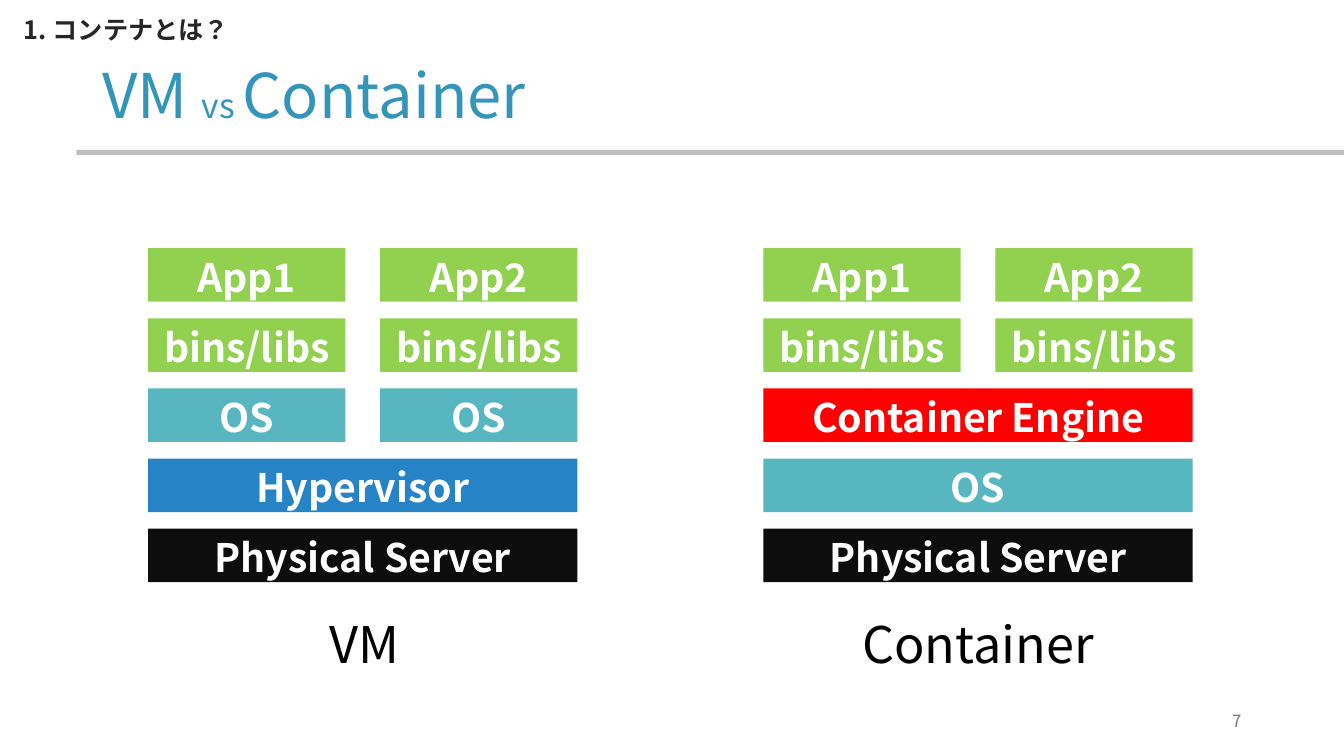
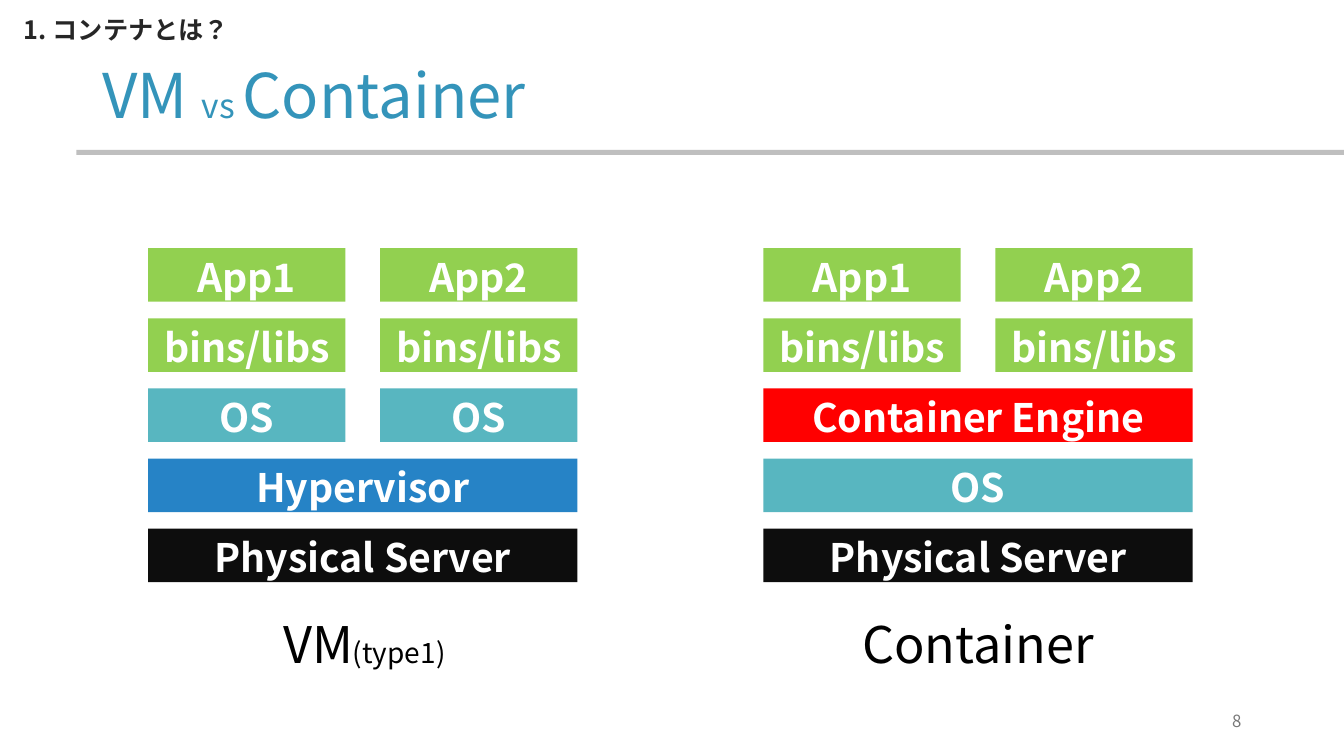
Before and after one commit to yamada-ai/java-prac, a slide deck: slide 8 of docker-container.pptx (slide 7 before the commit). Drawn at 1344x756 pixels with LibreOffice and Linux fonts; fonts in the diff are those of the drawing; background and template pictures are left out. Boxes give left, top, right and bottom in pixels: in the first picture for what was removed or moved away, otherwise in the second. Text is boxed around its words. In the diff, an @@ line names an element or a change of style, - is before the commit and + after.

```diff
--- a/docker-container.pptx
+++ b/docker-container.pptx
@@ text at (x1=283, y1=626, x2=446, y2=670): text changed; size 36 to 20 pt @@
-VM
+VM(type1)
@@ page number at (x1=1232, y1=714, x2=1241, y2=727): text changed @@
-7
+8
```
Also in this commit, not shown: 8 other slides changed, 3 slides added, 1 slide removed.
